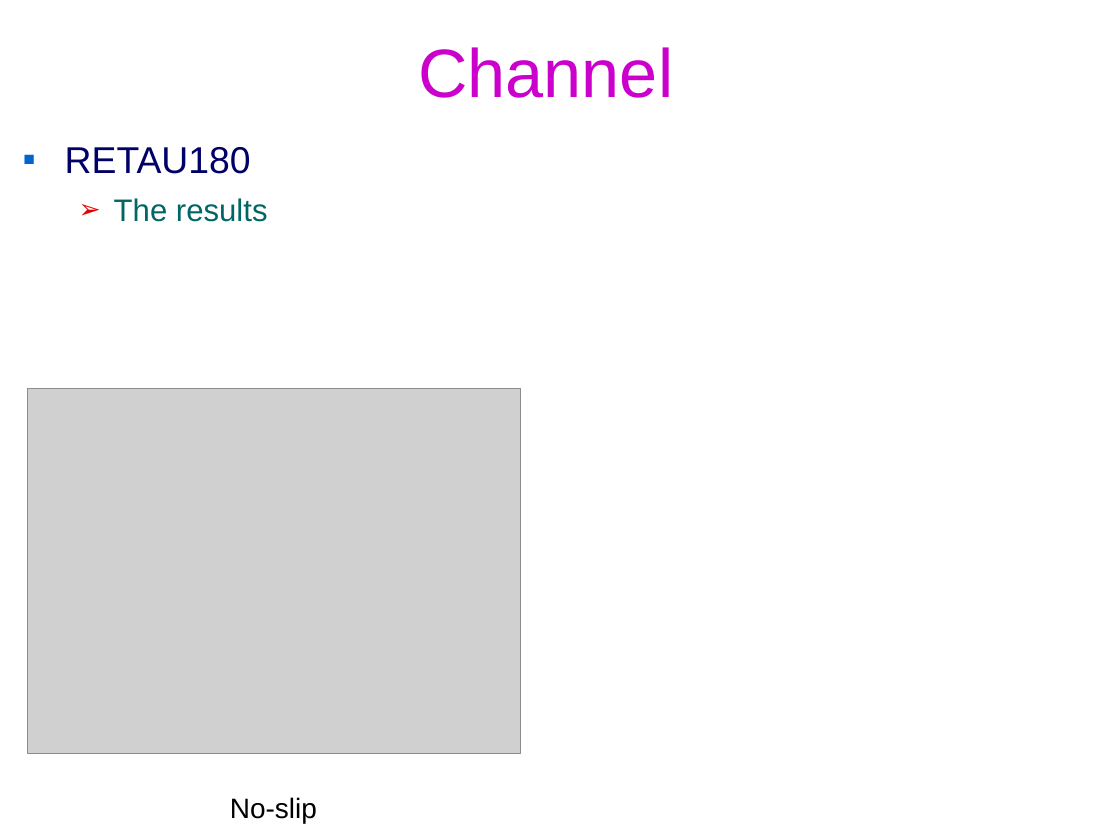
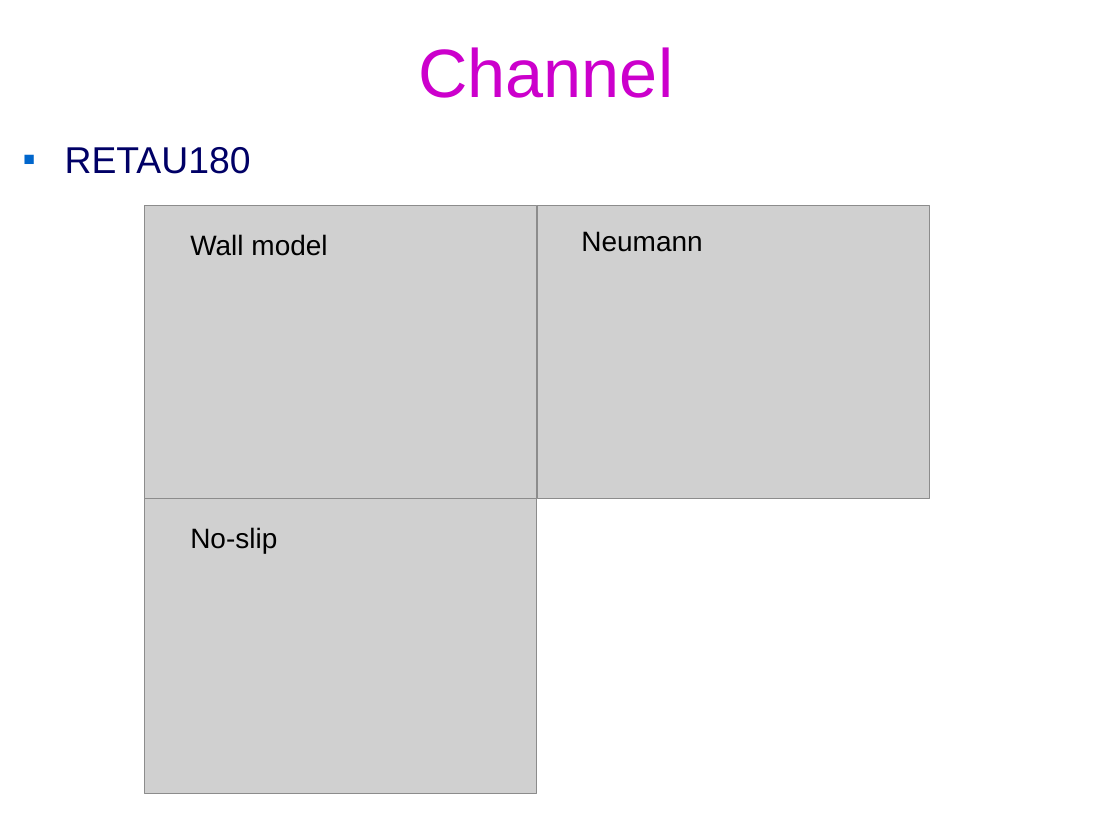
Before and after one commit to federicoVerolini/CaLES, a slide deck: slide 3 of docs/vv.pptx. Drawn at 1120x840 pixels with LibreOffice and Linux fonts; fonts in the diff are those of the drawing; grey boxes stand for pictures; background and template pictures are left out. Boxes give left, top, right and bottom in pixels: in the first picture for what was removed or moved away, otherwise in the second. Text is boxed around its words. In the diff, an @@ line names an element or a change of style, - is before the commit and + after.

```diff
--- a/docs/vv.pptx
+++ b/docs/vv.pptx
@@ text removed at (x1=65, y1=147, x2=268, y2=222) @@
-▪ RETAU180
-  ➢ The results
@@ picture added at (x1=144, y1=205, x2=536, y2=498) @@
@@ picture added at (x1=538, y1=206, x2=930, y2=500) @@
@@ text added at (x1=190, y1=234, x2=327, y2=256), 18 pt, text #000000 @@
+Wall model
@@ text added at (x1=581, y1=231, x2=702, y2=252), 18 pt, text #000000 @@
+Neumann
@@ picture removed at (x1=28, y1=389, x2=521, y2=754) @@
@@ picture added at (x1=144, y1=498, x2=536, y2=793) @@
@@ text "No-slip" moved from (x1=230, y1=797, x2=317, y2=824) to (x1=190, y1=527, x2=277, y2=553) @@
```
Also in this commit, not shown: 8 other slides changed, 1 slide added, 1 slide removed, 20 other files.
